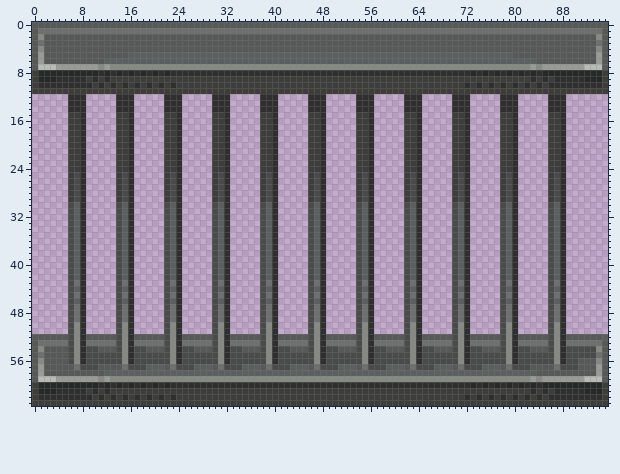
File history of a sprite sheet, Jailed.gmx/sprites/images/sprRejas_0.png. Above is the file before it was changed.
The file is 96x64 pixels. Colours within 5 levels of each other are drawn and written as one.
Once edited:
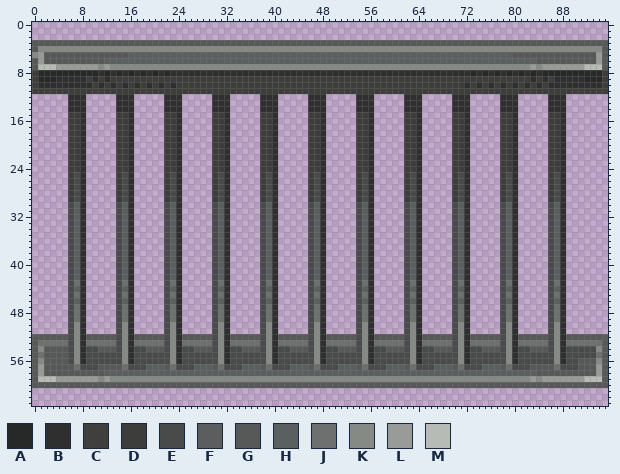
Palette (. is transparent): A #272828  B #2f2f2f  C #3d3d3bf9  D #3d3d3b  E #494b4a  F #565958f1  G #565958  H #5a605f  J #6d706e  K #858a84  L #989b97  M #b6bbb5
Change:
Changed rows in their new state; - is an unchanged pixel.
first column x 0:
 0 ................................................................................................
 1 ................................................................................................
 2 ................................................................................................
 3 -G--------------------------------------------------------------------------------------------G-
 4 --KKKKKKKKKKKKKKKKKKKKKKKKKKKKKKKKKKKKKKKKKKKKKKKKKKKKKKKKKKKKKKKKKKKKKKKKKKKKKKKKKKKKKKKKKKKK--
 5 K-----------------------------------------------------------------------------------------------
first column x 0:
60 GGGGGGGGGGGGGGGGGGGGGGGGGGGGGGGGGGGGGGGGGGGGGGGGGGGGGGGGGGGGGGGGGGGGGGGGGGGGGGGGGGGGGGGGGGGGGGGG
61 ................................................................................................
62 ................................................................................................
63 ................................................................................................
Boxes around the changes in both pictures, in picture pixels (x1, y1, x2, y2):
changed: (32, 22, 608, 58)
changed: (32, 382, 608, 406)
